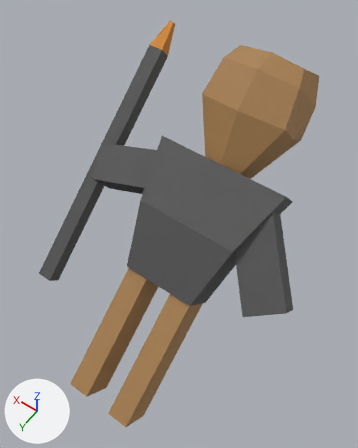
A saved change to the OBJ model King Of Kings Docs/Models/spearman2d.obj.
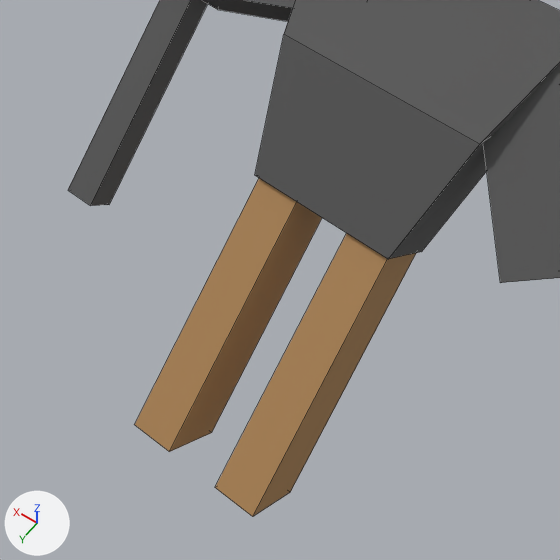
There are two pictures of each version: one whole from a 50 mm camera at (-2.47, 4.49, 7.96) aimed at (0.24, 0.7, 1.99), one close up on the part from 2% to 76% of the width and 41% to 100% of the height. Every picture has the same lights, and +X, +Y and +Z are marked at lower left. The close-ups show mesh edges as thin lines. Where no turn or scale is listed for an object, it has been applied to the vertices.

Before the edit, the objects in view are built like this:
```python
me_cube_002 = bpy.data.meshes.new('Cube.002')
me_cube_002.from_pydata([(1.78, 0.57, 1.7), (1.78, 0.9, 2.21), (1.96, 0.41, 2.52), (1.96, 0.09, 2.01), (0.32, 0.2, 1.96), (0.33, 0.52, 2.47), (0.51, 0.04, 2.78), (0.51, -0.29, 2.27)], [], [(4, 5, 1, 0), (5, 6, 2, 1), (6, 7, 3, 2), (7, 4, 0, 3), (0, 1, 2, 3), (7, 6, 5, 4)])
me_cube_002.materials.append(mat_material_003)  # dark grey #515151
me_cube_004 = bpy.data.meshes.new('Cube.004')
me_cube_004.from_pydata(...)  # 8 vertices, 6 faces; spans x -0.56..-0.22, y 0.82..3.19, z -0.21..1.86
me_cube_004.materials.append(mat_material_002)  # brown #a87f50
# before: 0 (-0.56, 2.8, -0.21) at pixel (290, 492), 1 (-0.56, 3.19, 0.27) at pixel (252, 516), 2 (-0.22, 3.19, 0.27) at pixel (214, 487), 3 (-0.22, 2.8, -0.21), 4 (-0.56, 0.82, 1.38)
# before: 5 (-0.56, 1.21, 1.86), 6 (-0.22, 1.21, 1.86), 7 (-0.22, 0.82, 1.38)
me_cube_005 = bpy.data.meshes.new('Cube.005')
me_cube_005.from_pydata(...)  # 8 vertices, 6 faces; spans x 0.22..0.56, y 0.82..3.19, z -0.21..1.86
me_cube_005.materials.append(mat_material_006)  # brown #a87f50
# before: 0 (0.22, 2.8, -0.21) at pixel (211, 432), 1 (0.22, 3.19, 0.27) at pixel (169, 451), 2 (0.56, 3.19, 0.27) at pixel (134, 424), 3 (0.56, 2.8, -0.21), 4 (0.22, 0.82, 1.38)
# before: 5 (0.22, 1.21, 1.86), 6 (0.56, 1.21, 1.86), 7 (0.56, 0.82, 1.38)
ob_cube_002 = bpy.data.objects.new('Cube.002', me_cube_002)
ob_cube_002.location = (0.0, 0.0, 0.0)
ob_cube_004 = bpy.data.objects.new('Cube.004', me_cube_004)
ob_cube_004.location = (0.0, 0.0, 0.0)
ob_cube_005 = bpy.data.objects.new('Cube.005', me_cube_005)
ob_cube_005.location = (0.0, 0.0, 0.0)
# also in view: 'Cube.001' at (-0.01, 0.54, 1.97); 'Cube.003' at (-1.12, 0.56, 2.03); 'Cube.007' at (1.95, 0.33, 2.17)
```
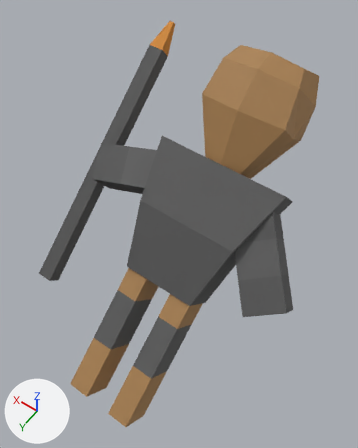
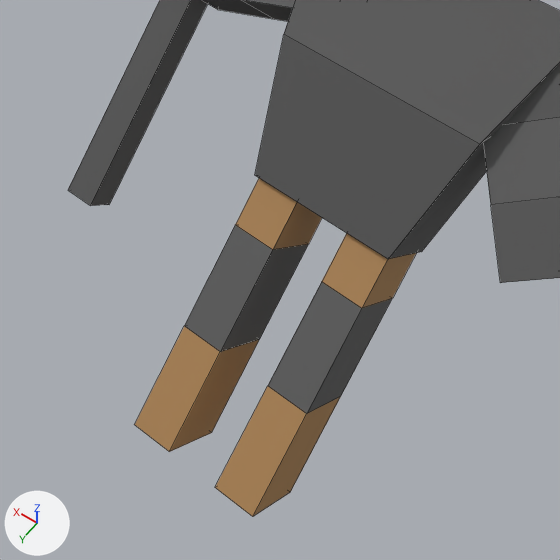
What differs and where, as boxes (x1, y1, x2, y2) in the close-ups (560 x 560 px):
part 1 of me_cube_004, built on: (266, 233, 416, 417) in both
part 2 of me_cube_005, built on: (183, 203, 310, 355) in both

The change, as a list of edits to the scene's bpy script:
```text
Add mat_material_008:
    mat_material_008 = principled_material('Material.008')
    mat_material_008.base_color = (0.0984, 0.0984, 0.0984)  # dark grey #585858
    mat_material_008.roughness = 0.69
Change me_cube_004:
    where me_cube_004.from_pydata(...)  # 8 vertices, 6 faces; spans x -0.56..-0.22, y 0.82..3.19, z -0.21..1.86
    used by ob_cube_004; location = (0.0, 0.0, 0.0)
    verts and faces of me_cube_004; kept vertices keep their numbers, new ones are numbered from 8
    me_cube_004 part 1
    add delete_faces([(0, 4, 5, 1), (1, 5, 6, 2), (2, 6, 7, 3), (0, 3, 7, 4)])
    add for new, old in zip([*range(8, 12)], [*range(0, 4)]): verts[new] = verts[old] + (0.0, -0.66, 0.53)
    add for new, old in zip([*range(12, 16)], [*range(4, 8)]): verts[new] = verts[old] + (0.0, 0.66, -0.53)
    add faces += [(0, 8, 9, 1), (1, 9, 10, 2), (2, 10, 11, 3), (0, 3, 11, 8), (4, 12, 15, 7), (6, 7, 15, 14)]  # mat_material_002 (brown #a87f50)
    add faces += [(5, 6, 14, 13), (4, 5, 13, 12)]  # mat_material_002 (brown #a87f50)
    add faces += [(8, 11, 15, 12), (10, 14, 15, 11), (9, 13, 14, 10), (8, 12, 13, 9)]  # mat_material_008 (dark grey #585858)
    add me_cube_004.materials.append(mat_material_008)  # dark grey #585858
Change me_cube_005:
    where me_cube_005.from_pydata(...)  # 8 vertices, 6 faces; spans x 0.22..0.56, y 0.82..3.19, z -0.21..1.86
    used by ob_cube_005; location = (0.0, 0.0, 0.0)
    verts and faces of me_cube_005; kept vertices keep their numbers, new ones are numbered from 8
    me_cube_005 part 2
    add delete_faces([(0, 4, 5, 1), (1, 5, 6, 2), (2, 6, 7, 3), (0, 3, 7, 4)])
    add for new, old in zip([*range(8, 12)], [*range(0, 4)]): verts[new] = verts[old] + (0.0, -0.66, 0.53)
    add for new, old in zip([*range(12, 16)], [*range(4, 8)]): verts[new] = verts[old] + (0.0, 0.66, -0.53)
    add faces += [(0, 8, 9, 1), (1, 9, 10, 2), (2, 10, 11, 3), (0, 3, 11, 8), (4, 12, 15, 7), (6, 7, 15, 14)]  # mat_material_006 (brown #a87f50)
    add faces += [(5, 6, 14, 13), (4, 5, 13, 12)]  # mat_material_006 (brown #a87f50)
    add faces += [(8, 11, 15, 12), (10, 14, 15, 11), (9, 13, 14, 10), (8, 12, 13, 9)]  # mat_material_008 (dark grey #585858)
    add me_cube_005.materials.append(mat_material_008)  # dark grey #585858
```
